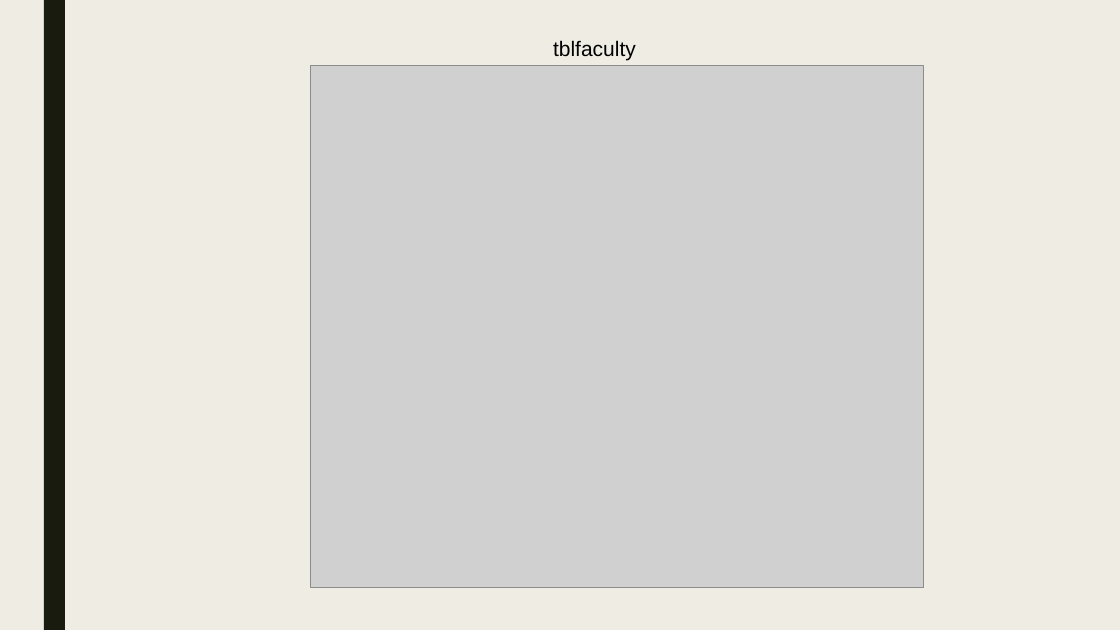
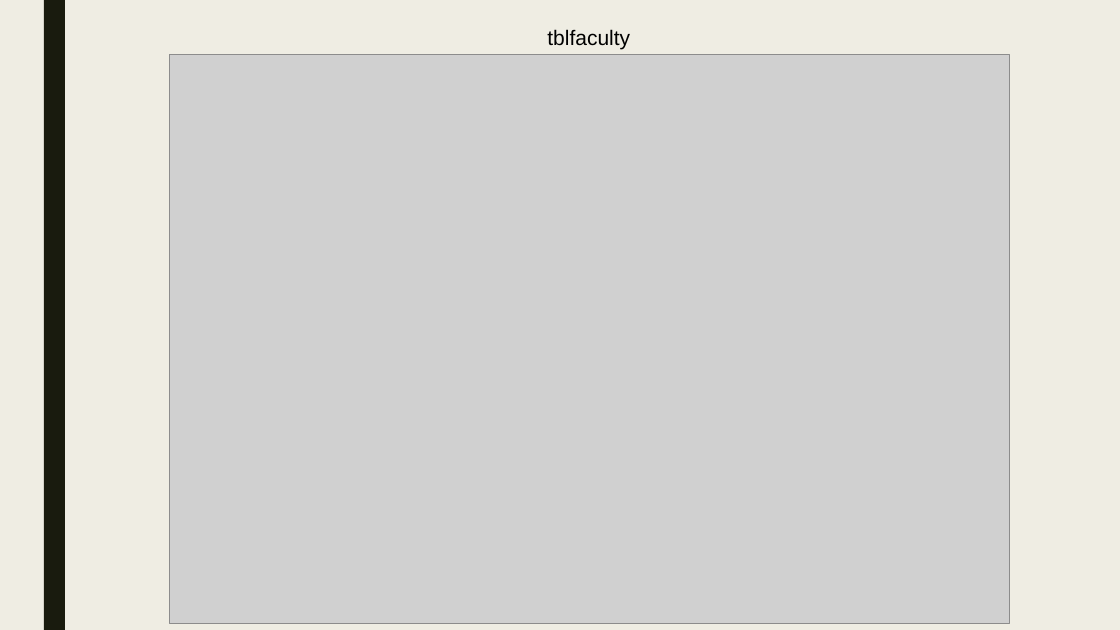
Before and after one commit to moon672/cse-303-1-spring-2021-group-3, a slide deck: slide 35 of Report/PRESENTATION/New Microsoft PowerPoint Presentation.pptx. Drawn at 1120x630 pixels with LibreOffice and Linux fonts; fonts in the diff are those of the drawing; grey boxes stand for pictures. Boxes give left, top, right and bottom in pixels: in the first picture for what was removed or moved away, otherwise in the second. Text is boxed around its words. In the diff, an @@ line names an element or a change of style, - is before the commit and + after.

```diff
--- a/Report/PRESENTATION/New Microsoft PowerPoint Presentation.pptx
+++ b/Report/PRESENTATION/New Microsoft PowerPoint Presentation.pptx
@@ text "tblfaculty": place and size @@
-text "tblfaculty" at <box>553,40,636,61</box>
+text "tblfaculty" at <box>547,29,630,50</box>
@@ picture: place and size @@
-picture at <box>310,66,923,587</box>
+picture at <box>170,55,1010,623</box>
```
Also in this commit, not shown: 17 other slides changed, 9 slides added, 5 slides removed, 3 other files.
